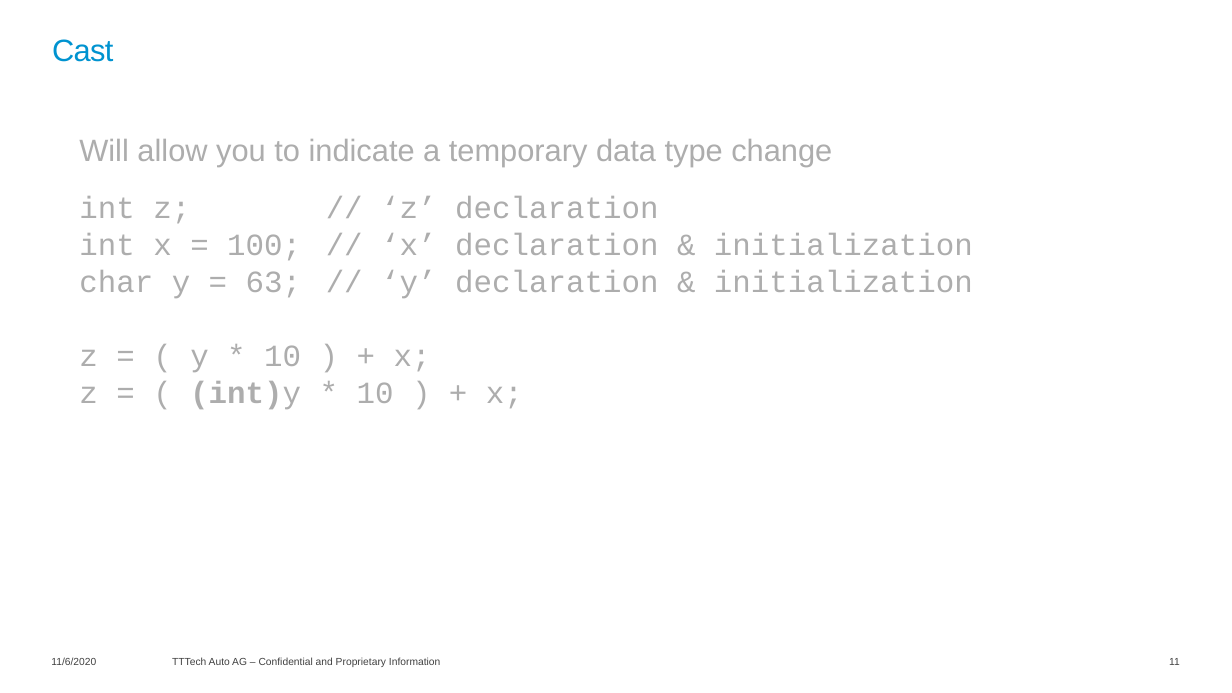
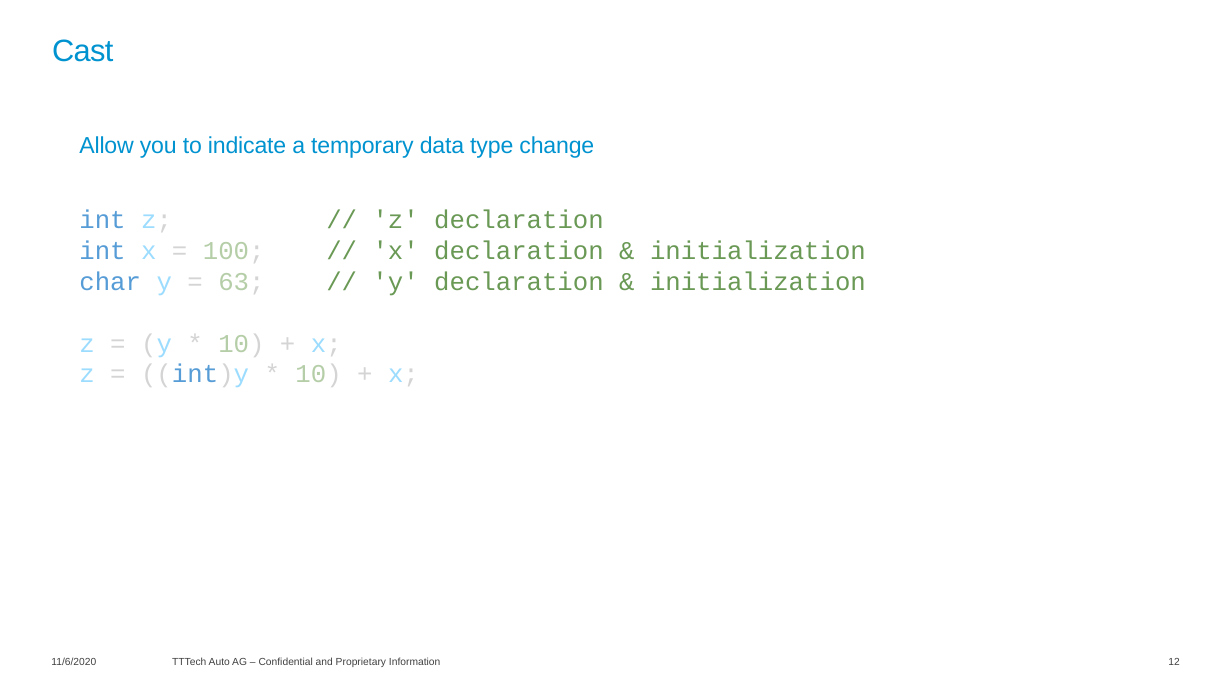
Before and after one commit to lucianotttech/C_Training, a slide deck: slide 12 of 01-Theory material/C_Training.pptx (slide 11 before the commit). Drawn at 1232x693 pixels with LibreOffice and Linux fonts; fonts in the diff are those of the drawing; background and template pictures are left out. Boxes give left, top, right and bottom in pixels: in the first picture for what was removed or moved away, otherwise in the second. Text is boxed around its words. In the diff, an @@ line names an element or a change of style, - is before the commit and + after.

```diff
--- a/01-Theory material/C_Training.pptx
+++ b/01-Theory material/C_Training.pptx
@@ text at [79,136,866,387]: text changed; size 24 to 20 pt; text colour #ADADAD to #6A9955 @@
-Will allow you to indicate a temporary data type change
-int z; // ‘z’ declaration
-int x = 100; // ‘x’ declaration & initialization
-char y = 63; // ‘y’ declaration & initialization
-z = ( y * 10 ) + x;
-z = ( (int)y * 10 ) + x;
+Allow you to indicate a temporary data type change
+int z; // 'z' declaration
+int x = 100; // 'x' declaration & initialization
+char y = 63; // 'y' declaration & initialization
+z = (y * 10) + x;
+z = ((int)y * 10) + x;
@@ page number at [1168,658,1179,665]: text changed @@
-11
+12
```
Also in this commit, not shown: 40 other slides changed, 5 slides added, 6 other files.
